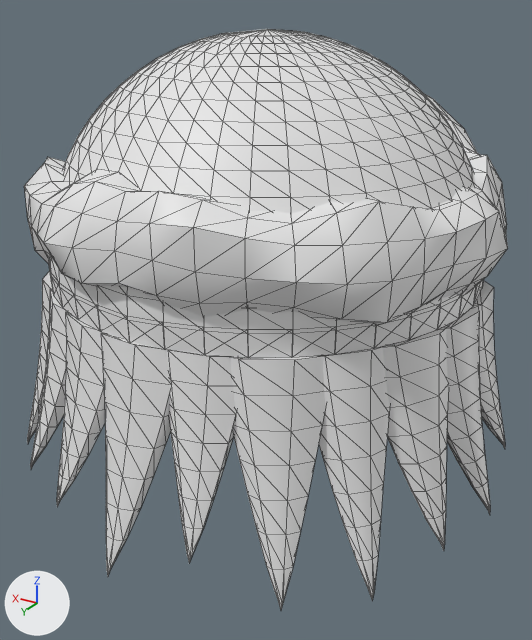
An edit to the glTF model godot/models/gear/aviator_cap.glb, drawn before and after from the same camera.
The view is the same before and after, from a 50 mm camera at (-1.72, 2.88, 2.6) aimed at (-0.1, 0.17, 1.25). Lighting does not change. The marker at lower left points along +X, +Y and +Z. The older version comes first. Mesh edges are drawn as thin lines. Where no turn or scale is listed for an object, it has been applied to the vertices. Vertices at exactly the same position are counted once.

Objects in the first picture: 'fleece_trim', 'hair_spill10', 'hair_spill11', 'hair_spill12', 'hair_spill3', 'hair_spill4', 'hair_spill5', 'hair_spill6', 'hair_spill7', 'hair_spill8', 'hair_spill9', 'leather_shell'.
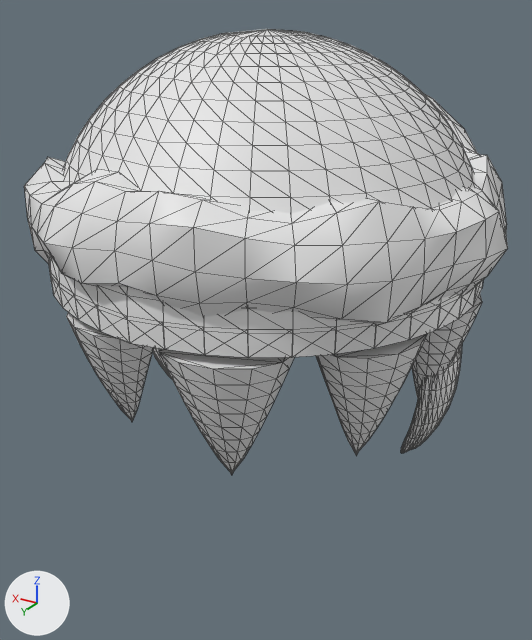
Boxes (x1, y1, x2, y2) around the edits, measured in the pictures (532 x 640 px):
'hair_spill8', deleted
    before: (230, 356, 326, 610)
'hair_spill9', deleted
    before: (318, 345, 390, 600)
'hair_spill6', deleted
    before: (101, 332, 170, 576)
'hair_spill3', reshaped
    before: (27, 271, 53, 444)
    after: (159, 348, 294, 475)
'hair_spill10', deleted
    before: (383, 327, 448, 551)
'hair_spill7', deleted
    before: (167, 350, 236, 563)
'hair_spill4', reshaped
    before: (30, 289, 67, 469)
    after: (316, 334, 427, 455)
'hair_spill5', reshaped
    before: (57, 312, 105, 507)
    after: (412, 294, 482, 398)
'hair_spill11', deleted
    before: (444, 305, 490, 515)
'hair_spill2', reshaped (not visible before)
    after: (66, 313, 154, 422)
'hair_spill12', deleted
    before: (474, 280, 505, 449)
part 2 of me_hair_spill3, added
    after: (159, 348, 294, 475)
part 3 of me_hair_spill3, deleted
    before: (27, 271, 53, 444)
part 4 of me_hair_spill4, added
    after: (316, 334, 427, 455)
part 5 of me_hair_spill4, deleted
    before: (30, 289, 67, 469)
part 6 of me_hair_spill5, added
    after: (412, 294, 482, 398)
part 7 of me_hair_spill5, deleted
    before: (57, 312, 105, 507)
'leather_flapL', unchanged, uncovered by the edit
    after: (410, 345, 462, 450)

The edits, one by one:
me_hair_spill2 is used by ob_hair_spill2; location (0.0, 0.0, 0.0).
me_hair_spill2 had 57 vertices, 110 faces and spanned x 0.701..1.081, y 0.167..0.548, z 0.726..1.449.
me_hair_spill2 now has 109 vertices, 214 faces and spans x 0.051..0.51, y 0.58..0.961, z 0.873..1.404.
me_hair_spill2 part 1: 109 vertices added at x 0.051..0.51, y 0.58..0.961, z 0.873..1.404.
Other edits to the shape of me_hair_spill2 do not show in these pictures.
me_hair_spill3 is used by ob_hair_spill3; location (0.0, 0.0, 0.0).
me_hair_spill3 had 57 vertices, 110 faces and spanned x 0.505..0.933, y 0.394..0.787, z 0.565..1.454.
me_hair_spill3 now has 109 vertices, 214 faces and spans x -0.536..-0.025, y 0.559..0.982, z 0.784..1.404.
me_hair_spill3 part 2: 109 vertices added at x -0.536..-0.025, y 0.559..0.982, z 0.784..1.404.
me_hair_spill3 part 3: 57 vertices removed from x 0.505..0.933, y 0.394..0.787, z 0.565..1.454.
me_hair_spill4 is used by ob_hair_spill4; location (0.0, 0.0, 0.0).
me_hair_spill4 had 57 vertices, 110 faces and spanned x 0.305..0.672, y 0.599..1.002, z 0.638..1.45.
me_hair_spill4 now has 109 vertices, 214 faces and spans x -0.912..-0.508, y 0.177..0.643, z 0.824..1.404.
me_hair_spill4 part 4: 109 vertices added at x -0.912..-0.508, y 0.177..0.643, z 0.824..1.404.
me_hair_spill4 part 5: 57 vertices removed from x 0.305..0.672, y 0.599..1.002, z 0.638..1.45.
me_hair_spill5 is used by ob_hair_spill5; location (0.0, 0.0, 0.0).
me_hair_spill5 had 57 vertices, 110 faces and spanned x 0.063..0.458, y 0.734..1.145, z 0.651..1.45.
me_hair_spill5 now has 109 vertices, 214 faces and spans x -0.989..-0.626, y -0.384..0.099, z 0.831..1.404.
me_hair_spill5 part 6: 109 vertices added at x -0.989..-0.626, y -0.384..0.099, z 0.831..1.404.
me_hair_spill5 part 7: 57 vertices removed from x 0.063..0.458, y 0.734..1.145, z 0.651..1.45.
Object 'hair_spill6' (ob_hair_spill6) is deleted.
Object 'hair_spill7' (ob_hair_spill7) is deleted.
Object 'hair_spill8' (ob_hair_spill8) is deleted.
Object 'hair_spill9' (ob_hair_spill9) is deleted.
Object 'hair_spill10' (ob_hair_spill10) is deleted.
Object 'hair_spill11' (ob_hair_spill11) is deleted.
Object 'hair_spill12' (ob_hair_spill12) is deleted.
